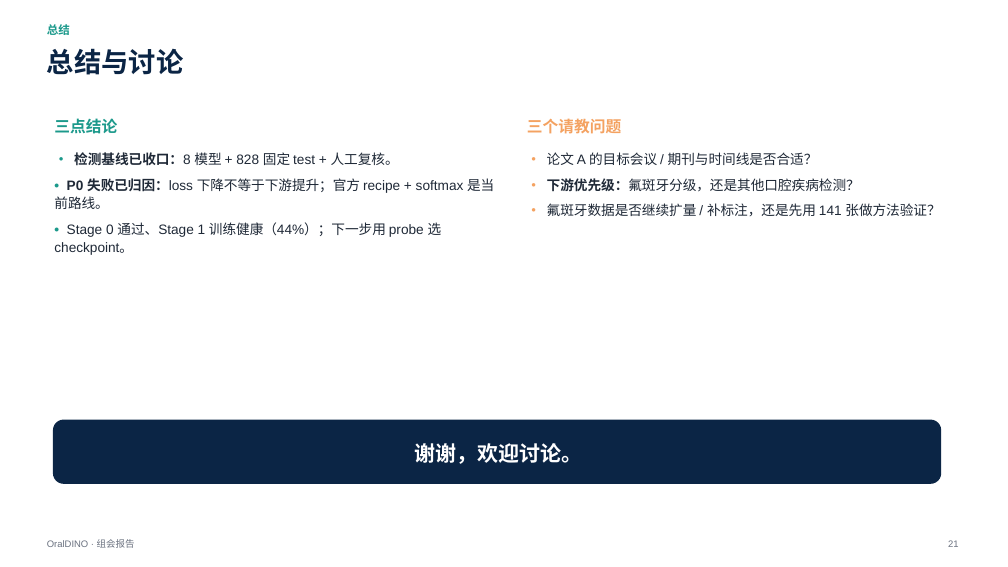
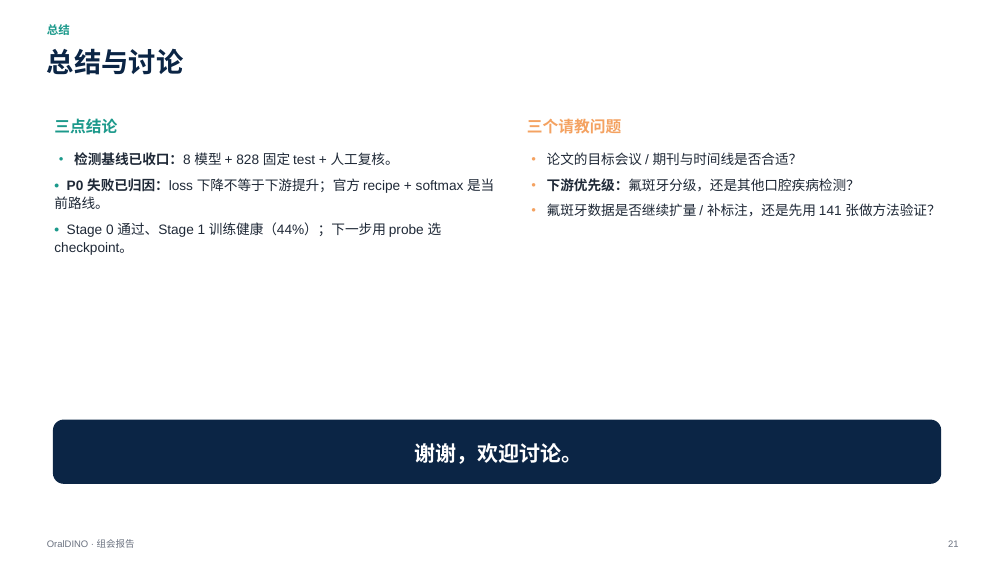
Before and after one commit to XiaoHG/MRG-05-Tooth-Seg, a slide deck: slide 21 of group-meeting/20261111/OralDINO_group_meeting_20261111.pptx. Drawn at 1008x567 pixels with LibreOffice and Linux fonts; fonts in the diff are those of the drawing. Boxes give left, top, right and bottom in pixels: in the first picture for what was removed or moved away, otherwise in the second. Text is boxed around its words. In the diff, an @@ line names an element or a change of style, - is before the commit and + after.

```diff
--- a/group-meeting/20261111/OralDINO_group_meeting_20261111.pptx
+++ b/group-meeting/20261111/OralDINO_group_meeting_20261111.pptx
@@ text at [547, 152, 803, 165]: text changed @@
-• 论文 A 的目标会议 / 期刊与时间线是否合适？
+• 论文的目标会议 / 期刊与时间线是否合适？
```
Also in this commit, not shown: 6 other slides changed, 1 other file.
